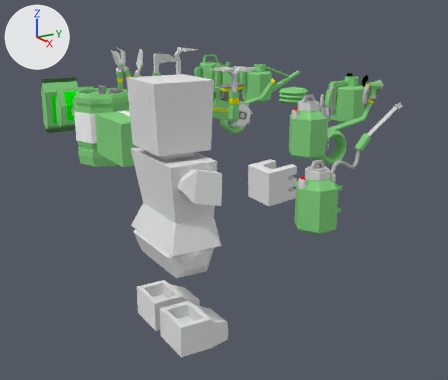
Renders of the Blender file crops/tools/tools.blend from each side of a commit.
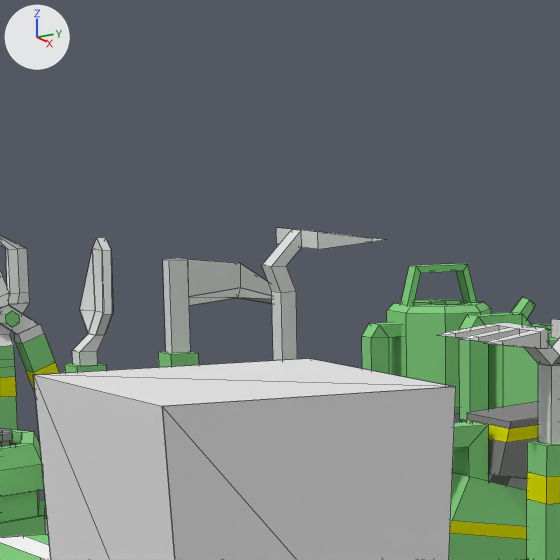
Old and new are each drawn whole from a 50 mm lens placed at (4.67, -3.29, 1.64), pointed at (-4.28, 2.02, -1.42) and again close up on the part from 27% to 53% of the width and 0% to 31% of the height. Arrows for +X, +Y and +Z are at upper left; the lights stay in place. The close-ups show mesh edges as thin lines.

Script lines for the objects in view, before the commit:
```python
me_cube = bpy.data.meshes.new('Cube')
me_cube.from_pydata(...)  # 108 vertices, 92 faces; spans x -0.25..0.25, y 0.0..0.996, z -0.225..0.506
# faces by material slot: [90, 2]
me_cube.materials.append(mat_blank)  # green #87d383
me_cube.materials.append(mat_black)  # black #000000
me_cube_001 = bpy.data.meshes.new('Cube.001')
me_cube_001.from_pydata(...)  # 118 vertices, 99 faces; spans x -0.048..0.048, y -0.167..0.392, z -0.237..0.771
# faces by material slot: [34, 39, 18, 8]
me_cube_001.materials.append(mat_blank)  # green #87d383
me_cube_001.materials.append(mat_gray75)  # light grey #e1e1e1
me_cube_001.materials.append(mat_white)  # white #ffffff
me_cube_001.materials.append(mat_yellow)  # yellow #e7e700
me_cube_013 = bpy.data.meshes.new('Cube.013')
me_cube_013.from_pydata(...)  # 228 vertices, 193 faces; spans x -0.18..0.18, y -0.026..1.041, z -0.532..0.305
# faces by material slot: [30, 20, 5, 120, 10, 8]
me_cube_013.materials.append(mat_blank)  # green #87d383
me_cube_013.materials.append(mat_gray25)  # grey #898989
me_cube_013.materials.append(mat_gray50)  # grey #bcbcbc
me_cube_013.materials.append(mat_gray75)  # light grey #e1e1e1
me_cube_013.materials.append(mat_white)  # white #ffffff
me_cube_013.materials.append(mat_yellow)  # yellow #e7e700
ob_clipper = bpy.data.objects.new('clipper', me_cube_001)
ob_clipper.location = (-9.0, 2.0, 0.0)
ob_planter = bpy.data.objects.new('planter', me_cube_013)
ob_planter.location = (-5.0, 2.0, 0.0)
ob_watering_can = bpy.data.objects.new('watering can', me_cube)
ob_watering_can.location = (-9.0, 4.0, 0.0)
# also in view: 'watering can2' at (-8.0, 4.5, 0.0); 'reclaimer' at (-4.0, 2.04, 0.26); 'tank' at (-4.56, 0.0, -0.11); 'player_base_Mesh.042' at (-0.6, -0.43, -0.27); 'package' at (-3.56, 0.1, -0.14)
```
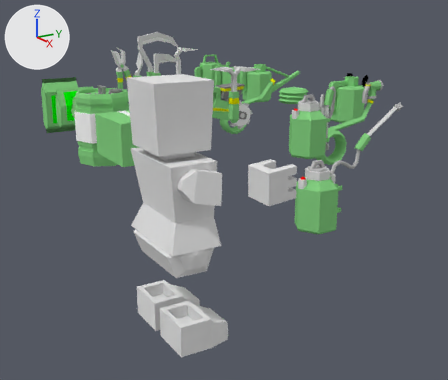
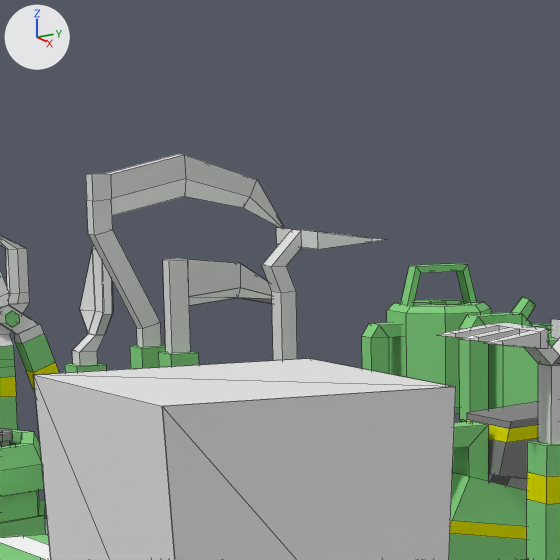
Commit message: Add better sickle model

Pixel boxes [x1, y1, x2, y2] of what changed, in the close-ups (560 x 560 px):
'sickle.001', added
    after: [86, 154, 284, 369]
    faces in mat_gray75 (light grey #e1e1e1): [86, 154, 284, 347]
    faces in mat_white (white #ffffff): [111, 179, 283, 228]
    faces in mat_blank (green #87d383): [130, 345, 166, 369]

What the commit changed:
Mesh me_cube_015 is new.
It has 52 vertices, 50 faces and spans x -0.06..0.06, y -0.21..0.7, z -0.57..1.15.
Faces by material slot: [14, 26, 6, 4].
It uses material mat_blank (green #87d383).
It uses material mat_gray75 (light grey #e1e1e1).
It uses material mat_white (white #ffffff).
It uses material mat_yellow (yellow #e7e700).
Object 'sickle.001' (ob_sickle_001) is new; it shows me_cube_015.
Its location is (-7.293, 2.0, 0.0).
It gains a EDGE_SPLIT modifier named 'EdgeSplit'.
